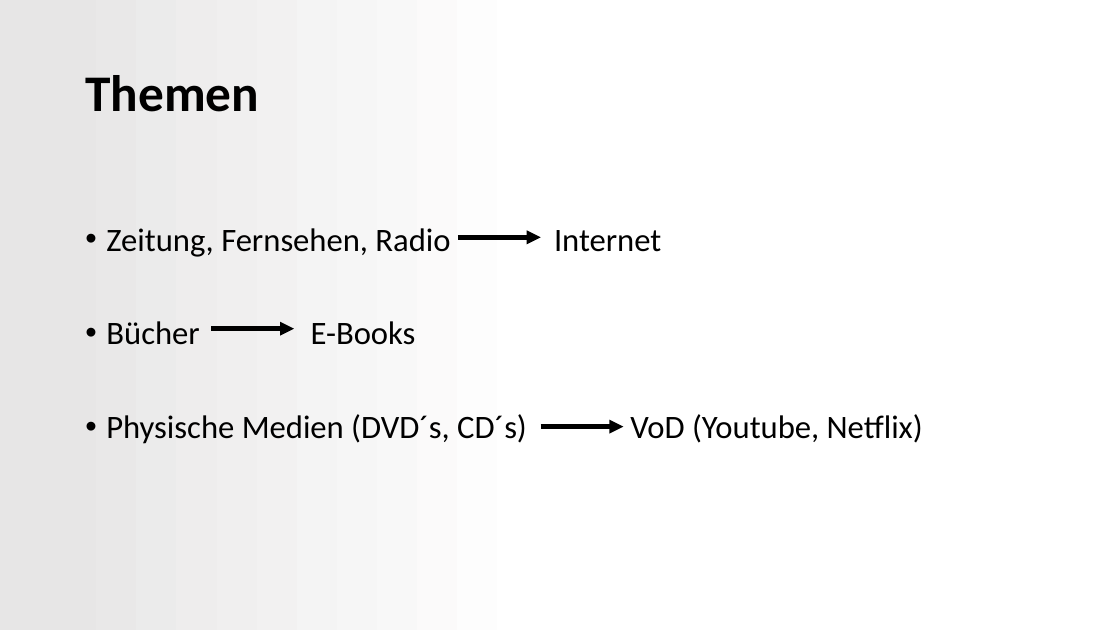
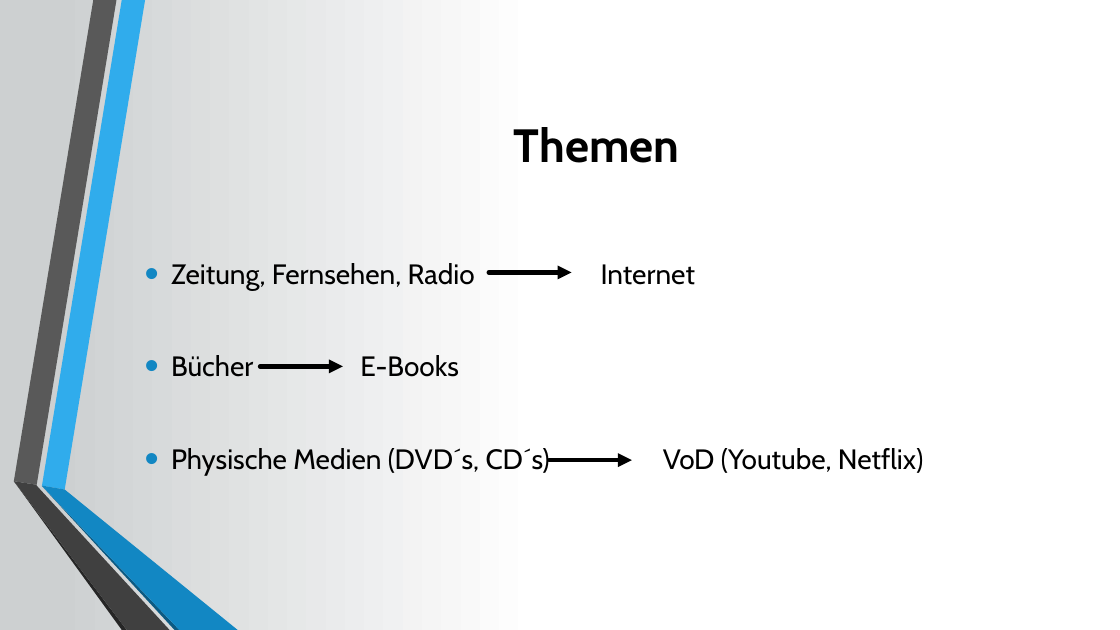
Before and after one commit to Seany1992/MuW, a slide deck: slide 2 of Medienwandel im 21.pptx. Drawn at 1120x630 pixels with LibreOffice and Linux fonts; fonts in the diff are those of the drawing. Boxes give left, top, right and bottom in pixels: in the first picture for what was removed or moved away, otherwise in the second. Text is boxed around its words. In the diff, an @@ line names an element or a change of style, - is before the commit and + after.

```diff
--- a/Medienwandel im 21.pptx
+++ b/Medienwandel im 21.pptx
@@ background gradient #E7E6E6 to #FFFFFF to gradient #CDD0D1 to #FFFFFF @@
@@ title "Themen": place and size @@
-title "Themen" at <box>85,75,259,112</box>
+title "Themen" at <box>514,127,679,163</box>
@@ title "Themen" at <box>514,127,679,163</box>: size 44 to 40 pt, font Calibri to Cabin; alignment left to centre; line spacing 0.9 to 1 @@
@@ text "Zeitung, Fernsehen, Radio Internet": place and size @@
-text "Zeitung, Fernsehen, Radio Internet" at <box>106,228,923,444</box>
+text "Zeitung, Fernsehen, Radio Internet" at <box>171,263,924,475</box>
@@ text "Zeitung, Fernsehen, Radio Internet" at <box>171,263,924,475</box>: size 28 to 24 pt, font Calibri to Cabin; indent changed; line spacing 0.9 to 1; vertical alignment top to middle @@
@@ arrow moved from (458, 238) - (541, 238) to (489, 272) - (571, 272) @@
@@ arrow moved from (212, 329) - (294, 329) to (260, 366) - (343, 366) @@
@@ arrow moved from (541, 427) - (623, 427) to (549, 460) - (632, 460) @@
@@ group added at <box>13,0,238,630</box>: 6 freeform shapes @@
```
Also in this commit, not shown: 10 other slides changed, 2 other files.
